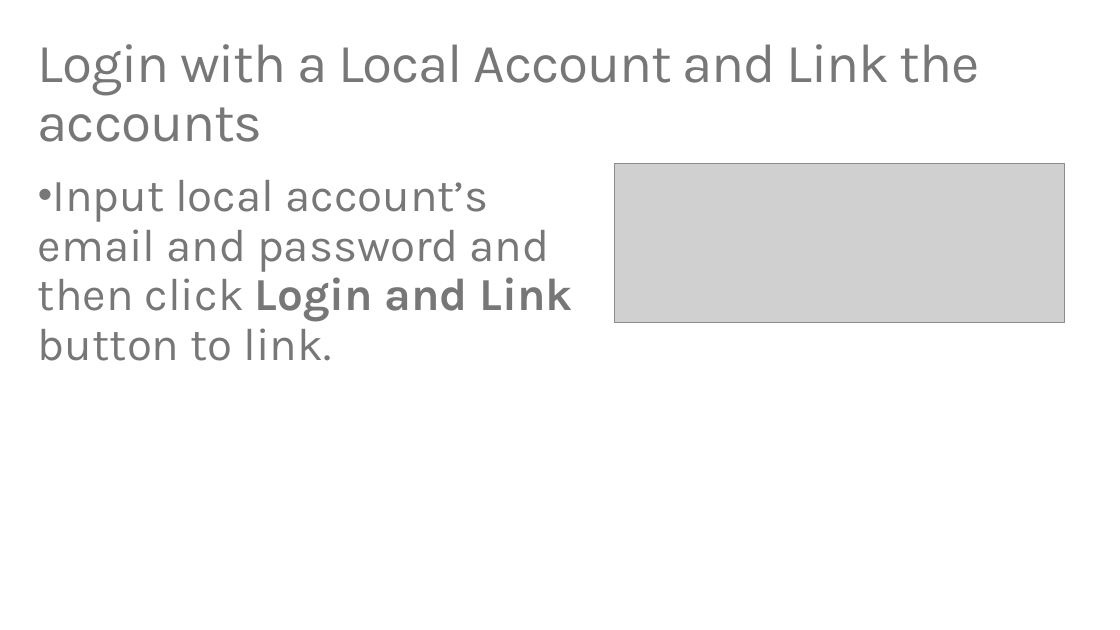
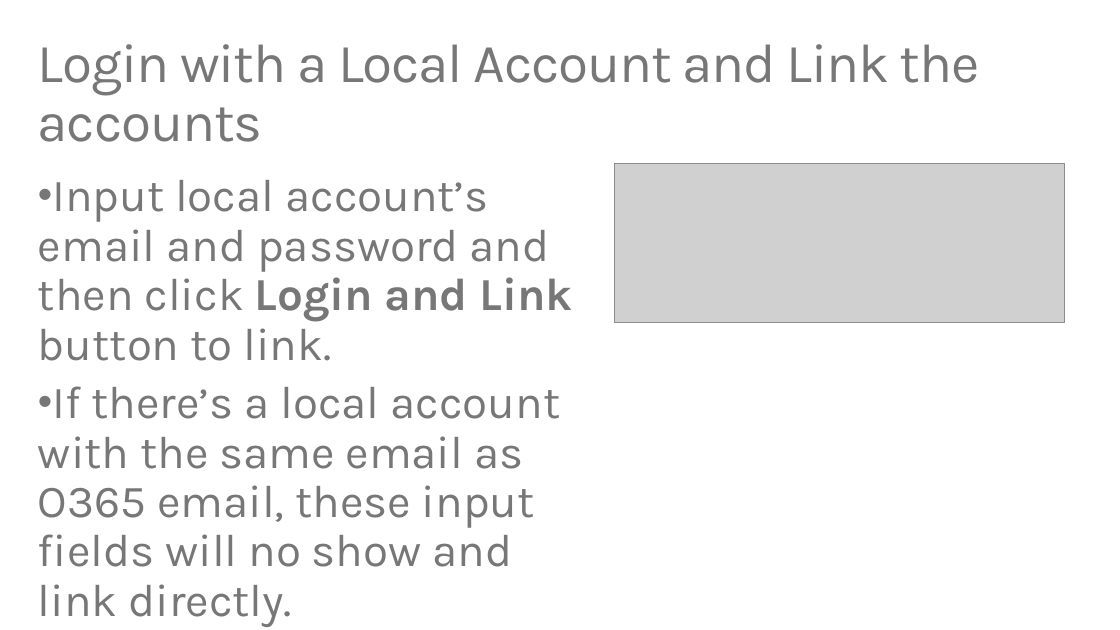
Before and after one commit to TylerLu/EDUGraphAPI-Angular, a slide deck: slide 28 of EDU GRAPH-API Demo Script.pptx (slide 26 before the commit). Drawn at 1120x630 pixels with LibreOffice and Linux fonts; fonts in the diff are those of the drawing; grey boxes stand for pictures. Boxes give left, top, right and bottom in pixels: in the first picture for what was removed or moved away, otherwise in the second. Text is boxed around its words. In the diff, an @@ line names an element or a change of style, - is before the commit and + after.

```diff
--- a/EDU GRAPH-API Demo Script.pptx
+++ b/EDU GRAPH-API Demo Script.pptx
@@ text at bbox=[38, 386, 560, 627]: paragraph added @@
+• If there’s a local account with the same email as O365 email, these input fields will no show and link directly.
```
Also in this commit, not shown: 21 other slides changed, 3 slides added, 4 other files.
